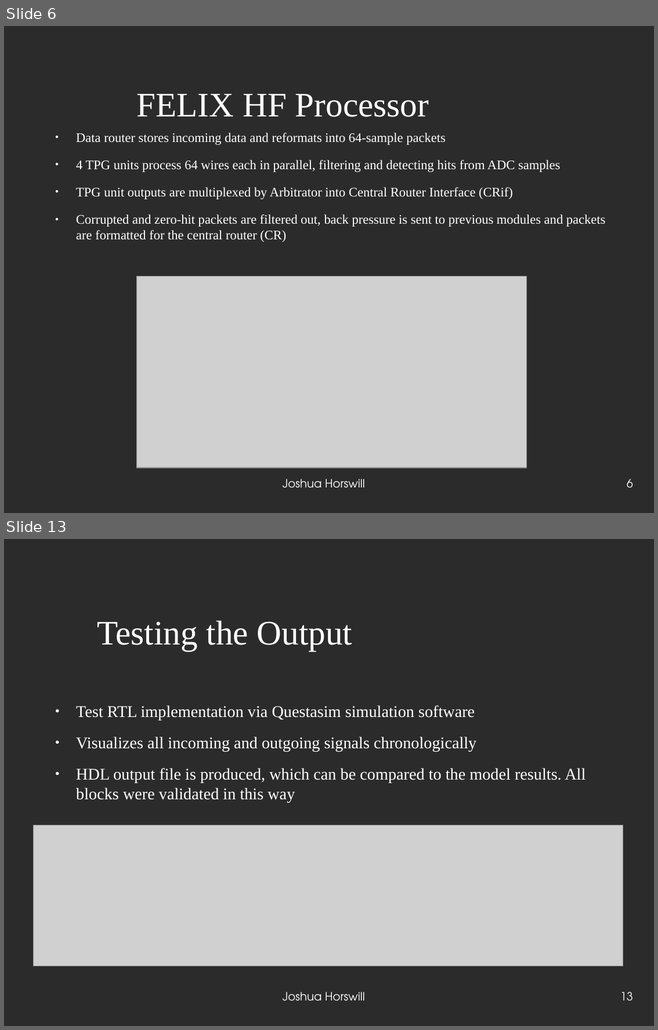
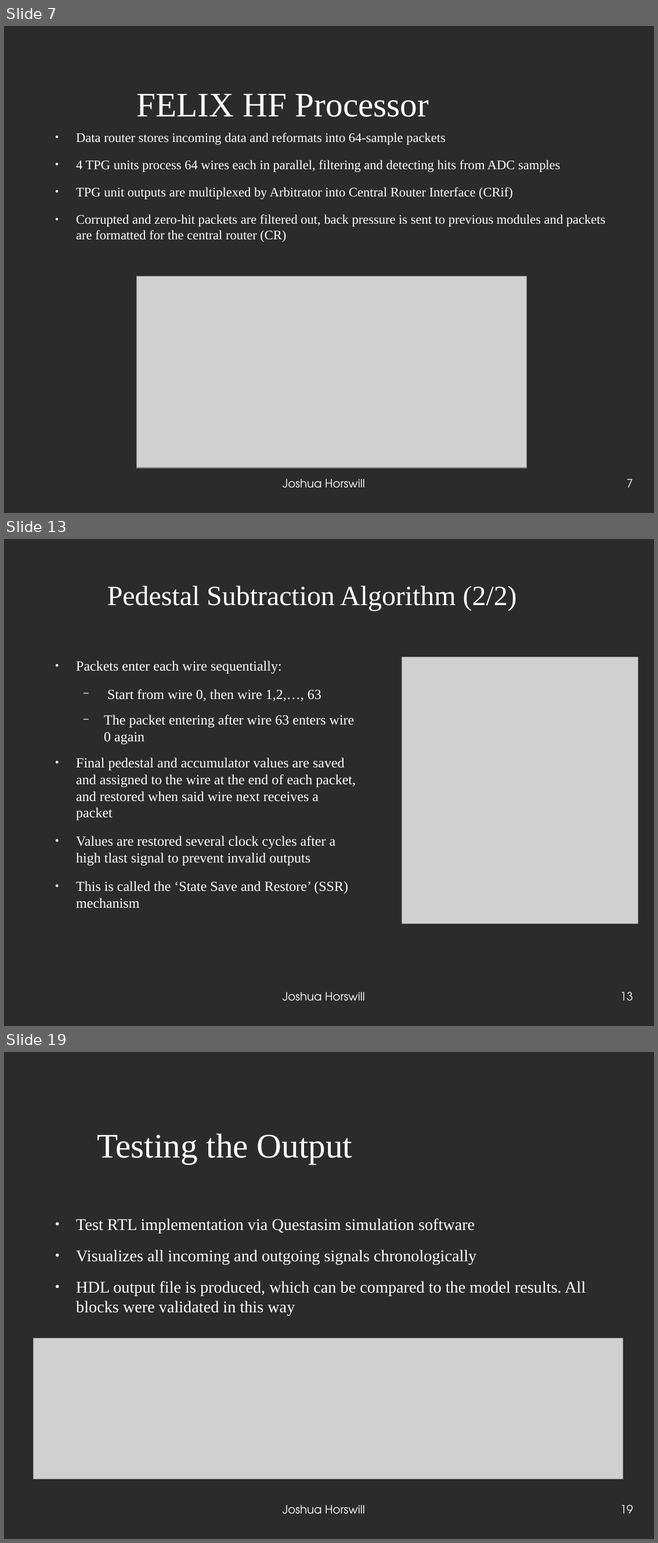
Before and after one commit to JoshCodesPhysics/dune_project, a slide deck: dune_notes/dune_pres/dune_project_pres.odp. Shown one above the other, each under a label of ours: slides 6 and 13 before the commit, slides 7, 13 and 19 after it; the slides between them are not shown. The pictures are 658x1030 and 658x1543 pixels, drawn with LibreOffice and Linux fonts; fonts in the diff are those of the drawing; grey boxes stand for pictures; background and template pictures are left out; a plain dark background stands for a picture behind light text. Boxes give left, top, right and bottom in pixels: in the first picture for what was removed or moved away, otherwise in the second. Text is boxed around its words. In the diff, an @@ line names an element or a change of style, - is before the commit and + after.

Commit message:
RAL presentation. After this I am FREE

```diff
--- a/dune_notes/dune_pres/dune_project_pres.odp
+++ b/dune_notes/dune_pres/dune_project_pres.odp
@@ slide 13 added at <box>4,539,654,1026</box>, background picture (left out) @@
@@ title added at <box>107,585,517,611</box>, 34 pt, text #FFFFFF @@
+Pedestal Subtraction Algorithm (2/2)
@@ picture added at <box>402,657,638,924</box> @@
@@ text added at <box>76,661,355,908</box>, 17 pt, text #FFFFFF @@
+● Packets enter each wire sequentially:
+  − Start from wire 0, then wire 1,2,…, 63
+  − The packet entering after wire 63 enters wire 0 again
+● Final pedestal and accumulator values are saved and assigned to the wire at the end of each packet, and restored when said wire next receives a packet
+● Values are restored several clock cycles after a high tlast signal to prevent invalid outputs
+● This is called the ‘State Save and Restore’ (SSR) mechanism
@@ text added at <box>282,992,365,1001</box>, 14 pt, text #FFFFFF @@
+Joshua Horswill
@@ page number added at <box>620,992,633,1001</box>, 14 pt, text #FFFFFF @@
+13
@@ what was slide 6 is now slide 7 @@
@@ page number at <box>626,479,633,488</box>: text changed @@
-6
+7
@@ what was slide 13 is now slide 19 @@
@@ page number at <box>620,1505,633,1514</box>: text changed @@
-13
+19
```
Also in this commit, not shown: 11 slides changed, 8 other slides added, 1 slide removed, 4 other files.
